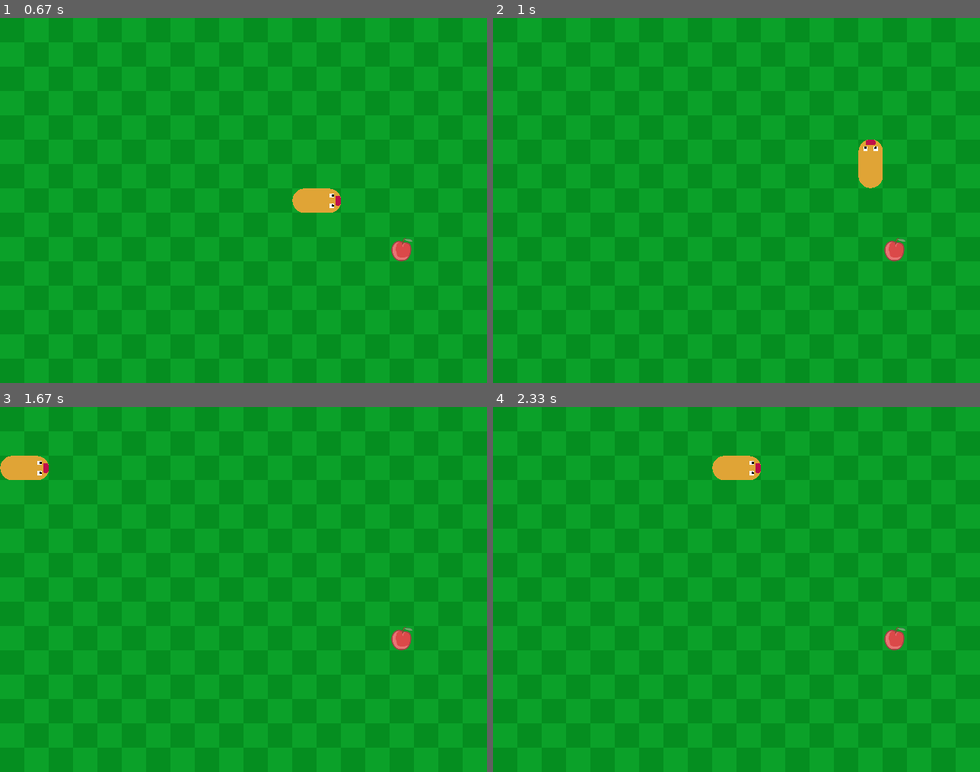
Above: before the commit, frames 1-4 (two rows, left to right).
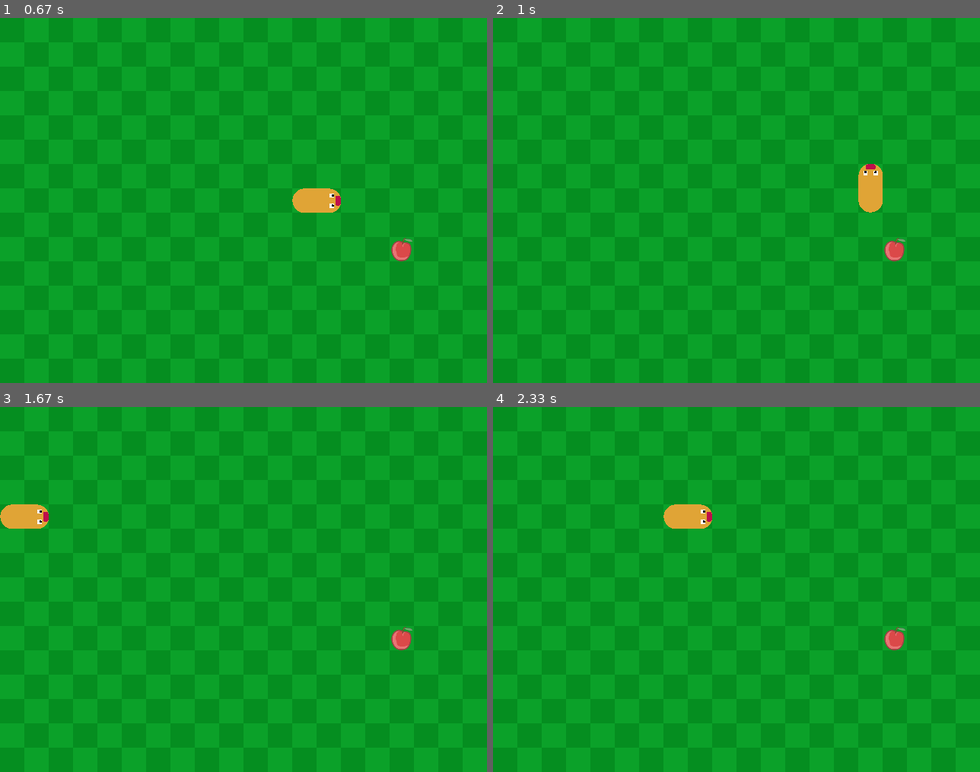
Above: after the commit, the same moments.

Repository: LassePladsen/Pygame-Snake
Game: pygame game, started from snake/main.py
The game is run twice, just before and just after one commit, with the same random seed, the same clock (stepped at 60 frames per second) and the same inputs.
Inputs:
- Up to frame 1 (0.67 s): hold Right from 0.33 s (still down)
- Up to frame 2 (1 s): release Right at 0.8 s; hold Up from 0.83 s (still down)
- Up to frame 3 (1.67 s): release Up at 1.13 s; hold Right 1.17-1.63 s
- Up to frame 4 (2.33 s): tap Enter at 2.23 s

Frame 1 is identical in both runs. In frame 2, 0.7% of the frame differs, in the area x 75-80%, y 33-54%; in frame 3, 1.2%, in the area x 0-10%, y 13-34%; in frame 4, 1.2%.

Commit message:
Added game over screen and a restart system. Added sound effects and background music.

Diff:
--- /dev/null
+++ b/assets/sounds/credit.txt
@@ -0,0 +1,7 @@
+## Music
+Game loop "Abstraction - Three Red Hearts - Connected" by Abstraction (http://www.abstractionmusic.com) (bandcamp: http://abstractionmusic.bandcamp.com).
+
+
+## Sound effects
+All but one are created using 8/16 bit sound maker jsfxr on https://sfxr.me/.
+Death sound "Arcade Retro Game Over Sound Effect💤 sounds" (https://youtu.be/Zl69nO-izvs) by @youtubesoundeffect (https://www.youtube.com/@youtubesoundeffect)
--- /dev/null
+++ b/scripts/build_exe.py
@@ -0,0 +1,31 @@
+import subprocess
+import os
+
+def run_pyinstaller():
+    """Builds the snake.exe relative_path using pyinstaller"""
+    parent_path = os.path.dirname(os.path.dirname(__file__))
+    script_path = os.path.join(parent_path, "snake", "main.py")
+    dist_path = parent_path
+    spec_path = os.path.join(parent_path, "scripts", "pyinstaller_work")
+    work_path = os.path.join(spec_path, "build")
+    assets_path = os.path.join(parent_path, "assets")
+    out_assets_path = os.path.join("pyinstaller_work", "assets")
+    data_path = f"{assets_path};{out_assets_path}"
+    icon_path = os.path.join(parent_path, "assets", "images", "icon.ico")
+    command = [
+        "pyinstaller",
+        script_path,
+        "--noconsole",
+        "--onefile",
+        "--add-data", data_path,
+        "-n", "snake",
+        "--icon", icon_path,
+        "--distpath", dist_path,
+        "--specpath", spec_path,
+        "--workpath", work_path
+    ]
+
+    subprocess.run(command, check=True)
+
+if __name__ == "__main__":
+    run_pyinstaller()
--- a/scripts/make_exe.py
+++ /dev/null
@@ -1,30 +0,0 @@
-import subprocess
-import os
-
-def run_pyinstaller():
-    parent_path = os.path.dirname(os.path.dirname(__file__))
-    script_path = os.path.join(parent_path, "snake", "main.py")
-    dist_path = parent_path
-    spec_path = os.path.join(parent_path, "scripts", "pyinstaller_work")
-    work_path = os.path.join(spec_path, "build")
-    assets_path = os.path.join(parent_path, "assets")
-    out_assets_path = os.path.join("pyinstaller_work", "assets")
-    data_path = f"{assets_path};{out_assets_path}"
-    icon_path = os.path.join(parent_path, "assets", "images", "icon.ico")
-    command = [
-        "pyinstaller",
-        script_path,
-        "--noconsole",
-        "--onefile",
-        "--add-data", data_path,
-        "-n", "snake",
-        "--icon", icon_path,
-        "--distpath", dist_path,
-        "--specpath", spec_path,
-        "--workpath", work_path
-    ]
-
-    subprocess.run(command, check=True)
-
-if __name__ == "__main__":
-    run_pyinstaller()
--- /dev/null
+++ b/scripts/png_to_ico.py
@@ -0,0 +1,4 @@
+from tools import resource, image
+
+if __name__ == "__main__":
+    image.png_to_ico(resource.get_resource_path(r"..\assets\images\icon.png"))
--- a/snake/main.py
+++ b/snake/main.py
@@ -3,7 +3,8 @@
 def main() -> None:
     game = SnakeGame(screen_size=(640, 480),
                      title="Snake",
-                     fps=13)
+                     fps=11)
+    # game.grow(8)
     game.run()
 
 if __name__ == '__main__':
--- a/snake/snakegame.py
+++ b/snake/snakegame.py
@@ -5,7 +5,7 @@
 
 import sprites
 from queue_ import Queue
-from tools.resource import get_resource_path
+from tools import resource, sound
 
 logging.basicConfig(level=logging.INFO)
 
@@ -19,7 +19,7 @@
 class SnakeGame:
     """Class containing snake game logic and data."""
 
-    DIRECTIONS = {  # Mapping key presses to directions
+    DIRECTION_KEYS = {  # Mapping key presses to directions
         pg.K_UP: "up",
         pg.K_DOWN: "down",
         pg.K_LEFT: "left",
@@ -30,37 +30,56 @@
         pg.K_d: "right"
     }
 
+    RESTART_KEYS = {  # Mapping key presses to restart
+        pg.K_RETURN: True,
+        pg.K_SPACE: True
+    }
+
     def __init__(self,
                  screen_size: tuple[int, int],
                  title: str,
                  fps: int) -> None:
         pg.init()
         if screen_size[0] > 896 or screen_size[1] > 640:
-            raise ValueError("Maximum screen size is 896x640.")
+            raise ValueError("Maximum image size is 896x640.")
         elif screen_size[0] < 290 or screen_size[1] < 290:
-            raise ValueError("Minimum screen size is 290x290")
+            raise ValueError("Minimum image size is 290x290")
         if any((screen_size[i] % sprites.TILE_SIZE[i]) != 0 for i in range(2)):
             raise ValueError(f"Screen size must be a multiple of the tile size: '{sprites.TILE_SIZE}'.")
         self.screen_size = screen_size
         self.screen_title = title
         self.fps = fps
-        self.pause = True  # game starts paused until user presses a button
+        self._current_score = 0
+        self._high_score = 0  # todo get high score from a saved data file
+        self._pause = True  # game starts paused until user presses a button
         self._game_over = False
         self._key_pressed = False  # used to prevent multiple key presses per frame
         pg.display.set_caption(self.screen_title)
-        pg.display.set_icon(pg.image.load(get_resource_path(r"..\assets\images\icon.png")))
-
-        x, y = int(screen_size[0] / 2) - sprites.TILE_SIZE[0], int(screen_size[1] / 2)
+        pg.display.set_icon(pg.image.load(resource.get_resource_path(r"..\assets\images\icon.png")))
+
+        # sound volumes and background music
+        self.sound_volume = 0.5
+        self.music_volume = 0.15
+        self._background_music = sound.get_sound(
+                "Abstraction - Three Red Hearts - Connected.wav",
+                self.music_volume
+        )
+
+        self._tail, self._head, self._food = None, None, None
+        self._initialize_sprites()
+
+    def _initialize_sprites(self):
+        x, y = self.screen_size[0] // 2 - sprites.TILE_SIZE[0], self.screen_size[1] // 2
         self._tail = sprites.Tail((x - sprites.TILE_SIZE[0], y))
         self._head = sprites.Head((x, y), prev_segment=self._tail)
         self.snake_segments = []
-        # self.snake_length gets set as a property of the above lists length
 
         # Create food sprite at random position no closer than 5 tiles from the snake's head.
         self._max_food_dist = 5
-        self._food = sprites.Food(screen_size=self.screen_size,
-                                  max_dist=self._max_food_dist,
-                                  head_pos=self._head.pos)
+        self._food = sprites.Food(
+                screen_size=self.screen_size,
+                max_dist=self._max_food_dist,
+                head_pos=self._head.pos)
         self._sprite_group = sprites.SpriteGroup()
         self._add_sprites([self._head, self._tail, self._food])  # add to sprite group and snake_segment list
         self.queue = Queue()  # queue for storing moves and key presses
@@ -101,7 +120,7 @@
         x, y = self._tail.pos
         new_sprites = []
         for i in range(-amount + 1, 1):
-            logging.debug(f"Adding body at ({x - dx}, {y - dy}).")
+            logging.debug(f"Adding body at ({x - dx}, {y - dy}), new snake length = {self.snake_length}")
             new_sprites.append(sprites.Body(pos=(x - dx, y - dy)))
             x, y = new_sprites[-1].pos
             dx, dy = movement_values[new_sprites[-1].direction]
@@ -110,16 +129,18 @@
         self.snake_segments.append(self._tail)
 
         direction_fixes = {  # maps change in x or y position to a new direction fix
-            (0, -sprites.TILE_SIZE[1]): "up",
-            (0, sprites.TILE_SIZE[1]): "down",
-            (-sprites.TILE_SIZE[0], 0): "left",
-            (sprites.TILE_SIZE[0], 0): "right"
+            (0, -1): "up",
+            (0, 1): "down",
+            (-1, 0): "left",
+            (1, 0): "right"
         }
         # set prev_segment and fix directions for all snake parts except tail:
         for i in range(0, len(self.snake_segments) - 1):
             self.snake_segments[i].prev_segment = self.snake_segments[i + 1]
             dx = self.snake_segments[i].pos[0] - self.snake_segments[i + 1].pos[0]
             dy = self.snake_segments[i].pos[1] - self.snake_segments[i + 1].pos[1]
+            dx = 1 if dx else 0  # normalize the values
+            dy = 1 if dy else 0
             direction = direction_fixes.get((dx, dy))
             if direction is None:
                 raise ValueError(f"Got no new part direction {self.snake_segments[i]} for (dx, dy) = {dx, dy}.")
@@ -133,32 +154,45 @@
 
     def pause(self) -> None:
         """Pauses the game."""
-        self.pause = True
+        self._pause = True
 
     def unpause(self) -> None:
         """ Unpauses the game."""
-        self.pause = False
+        self._pause = False
 
     def game_over(self) -> None:
         """Ends the game."""
+        logging.info(f"GAME OVER!")
         self._game_over = True
-        logging.info(f"GAME OVER!")
-        # todo: add game over screen and sound
+        self.pause()
+        self._background_music.stop()
+        sound.play_sound("death.wav", self.sound_volume)
+        sound.play_sound("Arcade Retro Game Over Sound Effect💤 sounds.wav", self.sound_volume - 0.2)
+        self._show_game_over_screen()
+
+    def _show_game_over_screen(self) -> None:
+        """Creates the game over image."""
+        # noinspection PyTypeChecker
+        self._sprite_group.add(sprites.GameOverScreen(
+                self._current_score,
+                self._high_score,
+                (self.screen_size[0] // 2, self.screen_size[1] // 2)
+        ))
+        # todo
+        pass
 
     def restart(self) -> None:
         """Restarts the game and resets all values except high score."""
-        # todo
-        pass
+        self._game_over = False
+        self._background_music.play(-1)
+        # noinspection PyTypeChecker
+        self._initialize_sprites()
 
     def turn(self, direction: str) -> None:
         """Turns the snake's head in a given direction. Is used in self._handle_key_press()."""
         if self._head.direction == direction:
             return
         self._head.direction = direction
-        # queue the turning of the rest of the snake:
-        """'''self.snake_segments[1].direction = self._head.direction'''
-        for i in range(1, self.snake_length):
-            self.queue.add(i-1, [(self.snake_segments[i], f"direction = '{direction}'")])"""
 
     def _handle_events(self, events: list[pg.event.Event]) -> None:
         for event in events:
@@ -170,17 +204,20 @@
 
     def _handle_key_press(self, key: int) -> None:
         """Handles key presses."""
-        if key == pg.K_ESCAPE:  # pause or resume the game
-            self.pause = not self.pause
-            # todo: add a pause screen/text overlay
-        elif key in self.DIRECTIONS:
+        if key == pg.K_ESCAPE:  # _pause or resume the game
+            self._pause = not self._pause
+            # todo: add a _pause image/text overlay
+        elif key in self.DIRECTION_KEYS:
             frames = 1 if self._key_pressed else 0
-            self.queue.add(frames, [(self, f"turn('{self.DIRECTIONS[key]}')")])
+            self.queue.add(frames, [(self, f"turn('{self.DIRECTION_KEYS[key]}')")])
             self.unpause()
             self._key_pressed = True
+        elif key in self.RESTART_KEYS and self._game_over:
+            self.restart()
+
 
     def _update_screen(self, screen: pg.surface.Surface, background: pg.surface.Surface) -> None:
-        """Updates the screen."""
+        """Updates the image."""
         screen.blit(background, (0, 0))
         self._sprite_group.draw(screen)
         pg.display.update()
@@ -202,6 +239,7 @@
     def eat(self) -> None:
         """Grows the snake by one body part and replaces the food with a new one."""
         self.grow()
+        self._current_score += 1
         # noinspection PyTypeChecker
         self._sprite_group.remove(self._food)
         while self._food.pos in [sprite.pos for sprite in self._sprite_group]:  # make sure the food is not on the snake
@@ -209,18 +247,19 @@
                                       max_dist=self._max_food_dist,
                                       head_pos=self._head.pos)
         self._add_sprites([self._food])
-        # todo: play sound
+        sound.play_sound("eat.wav", self.sound_volume)
 
     def run(self) -> None:
         """Runs the game loop"""
         screen = pg.display.set_mode(self.screen_size)
         clock = pg.time.Clock()
-        background = pg.image.load(get_resource_path(r"..\assets\images\background.png"))
+        background = pg.image.load(resource.get_resource_path(r"..\assets\images\background.png"))
+        self._background_music.play(-1)
         while True:
             clock.tick(self.fps)
             self._key_pressed = False
             self._handle_events(pg.event.get())
-            if not self.pause:
+            if not self._pause and not self._game_over:
                 self.queue.handle()
                 self.queue.update()
                 self._head.move()
--- a/snake/sprites.py
+++ b/snake/sprites.py
@@ -21,13 +21,59 @@
         super().__init__()
 
     def move(self):
-        """Move all sprites in the group by one tile size in the direction the sprite is facing."""
+        """NOT CURRENTLY USED. Move all sprites in the group by one tile size in the direction the sprite is facing."""
         for sprite in self.sprites():
             if not isinstance(sprite, SnakeSegment):  # dont move the food
                 continue
             sprite.move()
 
 
+class GameOverScreen(pg.sprite.Sprite):
+    def __init__(self,
+                 current_score: int,
+                 high_score: int,
+                 size: tuple[int, int],
+                 anchor: str = "center",
+                 font_size: int = 70,
+                 font_color: str | tuple[int, int, int] = "red") -> None:
+        super().__init__()
+        self.current_score = current_score
+        self.high_score = high_score
+        self.size = size
+        self.pos = size
+
+        # Create text surface
+        fonts = [
+            pg.font.Font(resource.get_resource_path("../assets/fonts/ThaleahFat.ttf"), int(font_size*i))
+            for i in [1, 0.5, 0.5]  # scale font size for each line
+        ]
+        lines = ["Game Over!", f"Score: {current_score}, High Score: {high_score}", "Press ENTER/SPACE to restart"]
+        rendered_lines = [font.render(line, True, font_color) for font, line in zip(fonts, lines)]
+        width = max(rendered_line.get_width() for rendered_line in rendered_lines)
+        font_pad = fonts[0].get_height() // 5
+        height = sum(rendered_line.get_height() for rendered_line in rendered_lines) + 2*font_pad
+        self.image = pg.Surface((width, height), pg.SRCALPHA)
+        for i, rendered_line in enumerate(rendered_lines):
+            x = (width - rendered_line.get_width()) // 2
+            y = i * (rendered_line.get_height() + font_pad)
+            self.image.blit(rendered_line, (x, y))
+        self.rect = self.get_rect(self.pos, anchor)
+
+
+    def get_rect(self,
+                 pos: tuple[int, int],
+                 anchor: str = "center") -> pg.rect.Rect:
+        """Returns a sprite rect at a given position."""
+        anchor_positions = {
+            "topleft": self.image.get_rect(topleft=pos),
+            "topright": self.image.get_rect(topright=pos),
+            "bottomleft": self.image.get_rect(bottomleft=pos),
+            "bottomright": self.image.get_rect(bottomright=pos),
+            "center": self.image.get_rect(center=pos),
+        }
+        return anchor_positions.get(anchor, self.image.get_rect(center=pos))  # defaults to anchor center
+
+
 class BaseSprite(pg.sprite.Sprite):
     """Base sprite class for inheritance."""
     image: pg.surface.Surface = pg.Surface((0, 0))  # placeholder image surface
@@ -37,7 +83,7 @@
                  size: tuple[int, int],
                  pos: tuple[int, int],
                  anchor: str = "center") -> None:
-        pg.sprite.Sprite.__init__(self)
+        super().__init__()
         self._anchor = anchor
         self.image = pg.transform.scale(self.image, size)
         self.pos = tile.get_center_tile_pos(pos, TILE_SIZE)
@@ -105,7 +151,7 @@
                 self.pos = (x + TILE_SIZE[0], y)
             case _:
                 raise ValueError(f"Invalid direction: '{self._direction}'.")
-        # check if outside the screen
+        # check if outside the image
         self._handle_outside_bounds()
         # move next snake segment
         if self.prev_segment is not None:
@@ -114,7 +160,7 @@
             self.prev_segment.direction = self.direction  # turn the previous segment to face this segment
 
     def _handle_outside_bounds(self) -> None:
-        """Check if the snake sprite is outside the screen and move it to the opposite side if it is."""
+        """Check if the snake sprite is outside the image and move it to the opposite side if it is."""
         x, y = self.pos
         new_x, new_y = x, y
         screen_w, screen_h = pg.display.get_surface().get_size()
--- a/tools/image.py
+++ b/tools/image.py
@@ -1,12 +1,6 @@
 from PIL import Image
-
-from tools.resource import get_resource_path
 
 def png_to_ico(png_file, ico_file=None):
     if ico_file is None:
         ico_file = png_file.replace(".png", ".ico")
     Image.open(png_file).save(ico_file)
-
-if __name__ == "__main__":
-    # png_to_ico(get_resource_path(r"..\assets\images\icon.png"))
-    pass
--- /dev/null
+++ b/tools/sound.py
@@ -0,0 +1,18 @@
+import pygame as pg
+from tools import resource
+
+def get_sound(relative_path: str, volume) -> pg.mixer.Sound | None:
+    """Returns a pygame sound file."""
+    if not relative_path:
+        return
+    path = resource.get_resource_path(f"../assets/sounds/{relative_path}")
+    sound = pg.mixer.Sound(path)
+    sound.set_volume(volume)
+    return sound
+
+
+def play_sound(relative_path: str, volume, loops=0) -> None:
+    """Plays a pygame sound file."""
+    sound = get_sound(relative_path, volume)
+    sound.set_volume(volume)
+    sound.play(loops)
Binary file added: assets/fonts/ThaleahFat.ttf
Not shown, added: assets/sounds/Abstraction - Three Red Hearts - Connected.wav
Not shown, added: assets/sounds/Arcade Retro Game Over Sound Effect💤 sounds.mp3
Not shown, added: assets/sounds/Arcade Retro Game Over Sound Effect💤 sounds.wav
Not shown, added: assets/sounds/death.wav
Not shown, added: assets/sounds/death2.wav
Not shown, added: assets/sounds/death3.wav
Not shown, added: assets/sounds/eat.wav
Not shown, changed: todo.md
